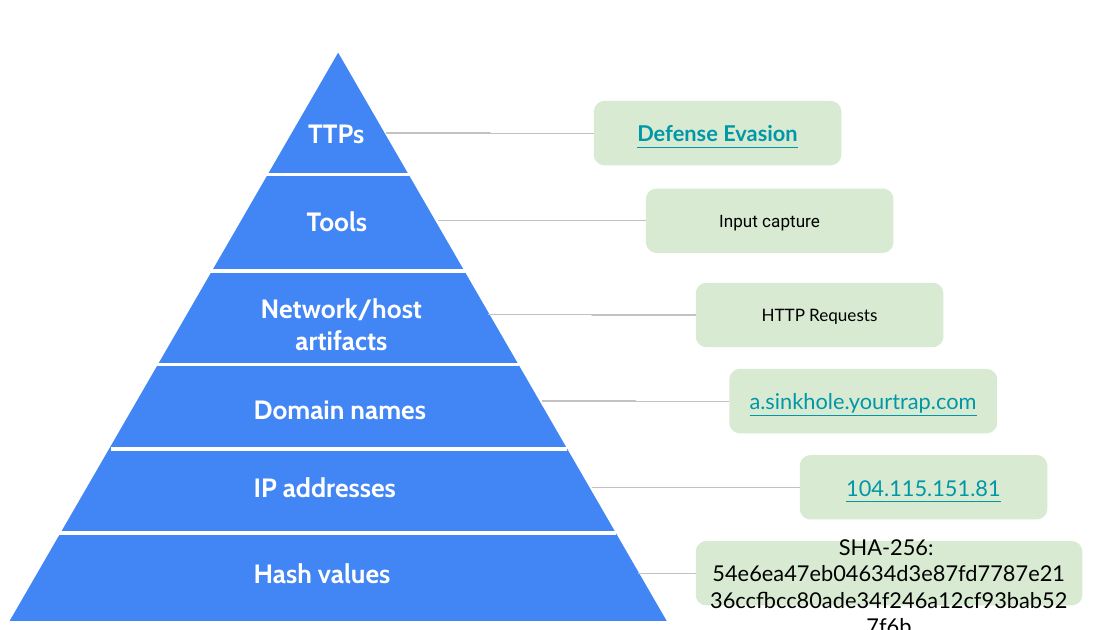
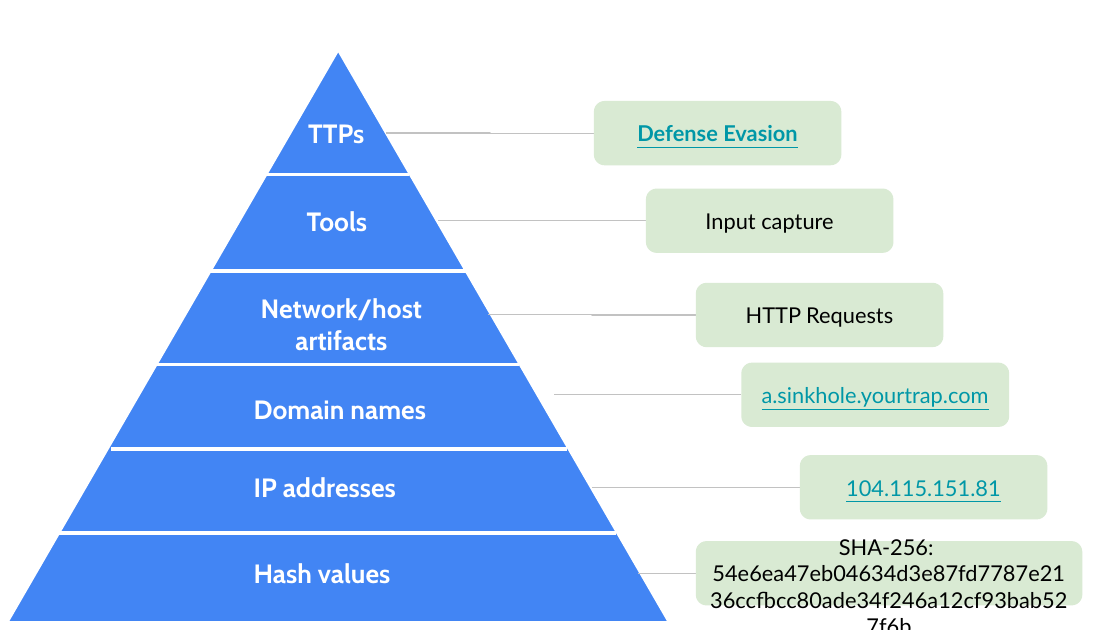
Before and after one commit to Carlosmagno23/google_cybersecurity_course, a slide deck: slide 2 of Pyramid of Pain.pptx. Drawn at 1120x630 pixels with LibreOffice and Linux fonts; fonts in the diff are those of the drawing. Boxes give left, top, right and bottom in pixels: in the first picture for what was removed or moved away, otherwise in the second. Text is boxed around its words. In the diff, an @@ line names an element or a change of style, - is before the commit and + after.

```diff
--- a/Pyramid of Pain.pptx
+++ b/Pyramid of Pain.pptx
@@ rounded rectangle "Input capture" at (646, 188, 894, 252): size 11 to 14 pt, font Roboto to Lato @@
@@ rounded rectangle "HTTP Requests" at (696, 283, 943, 347): size 11 to 14 pt @@
@@ rounded rectangle "a.sinkhole.yourtrap.com": place and size @@
-rounded rectangle "a.sinkhole.yourtrap.com" at (729, 368, 997, 432)
+rounded rectangle "a.sinkhole.yourtrap.com" at (741, 363, 1009, 427)
@@ elbow line moved from (542, 401) - (729, 401) to (554, 394) - (741, 395) @@
```
Also in this commit, not shown: 1 other slide changed, 18 other files.
